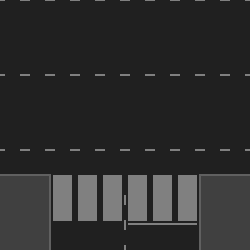
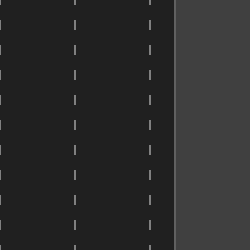
Comparing the layer stacks of the two 250 × 250 images. Changes:
showed group "medium_line" (3 layers) over box(0, 0, 250, 250)
painted on "border" (5th of 9, in "medium_line") over box(249, 49, 250, 176)
hid group "medium_t" (4 layers) over box(0, 0, 250, 250)
